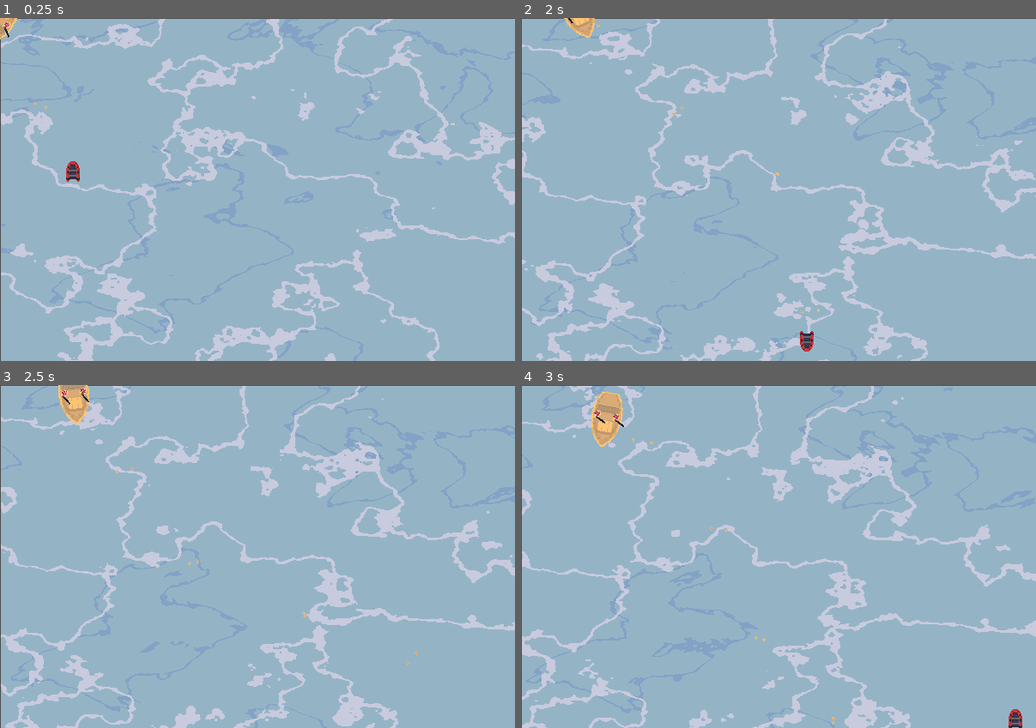
Above: before the commit, frames 1-4 (two rows, left to right).
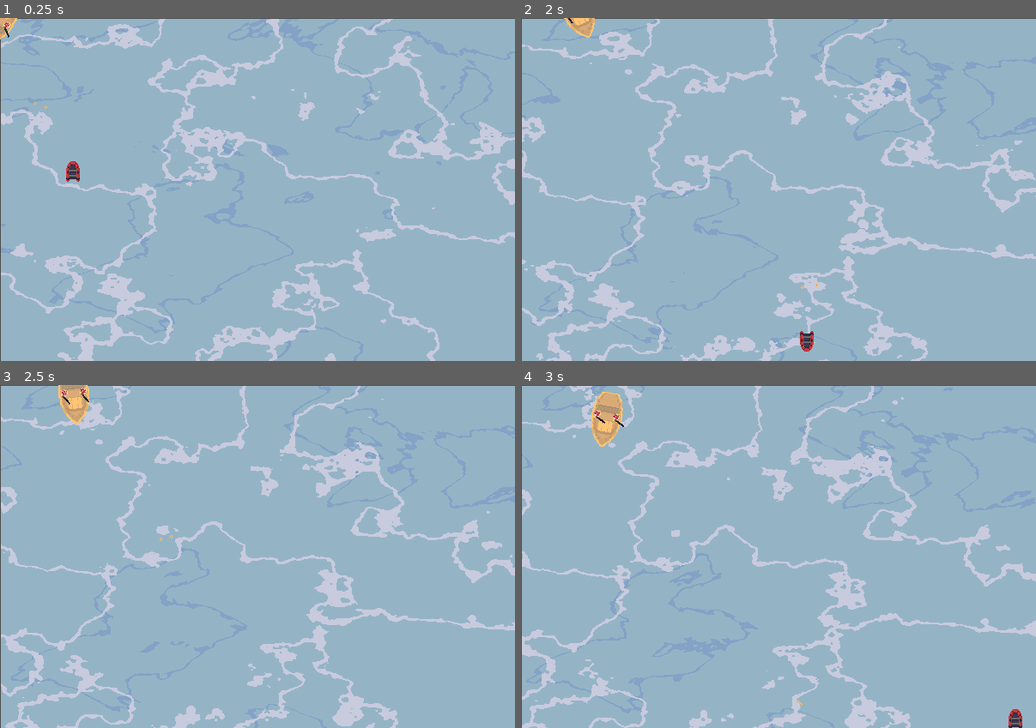
Above: after the commit, the same moments.

Repository: andr462c/Pirates
Game: Godot game, scene res://frank_test_scene.tscn
The game is run twice, just before and just after one commit, with the same random seed, the same clock (stepped at 60 frames per second) and the same inputs. The project has no main scene, so this scene is started directly.
Inputs:
- Up to frame 1 (0.25 s): no input
- Up to frame 2 (2 s): hold Right (ui_right) 0.53-1.28 s; tap Space (key_jump) at 0.77, 1.52 s; hold Down (ui_down) from 1.28 s (still down)
- Up to frame 3 (2.5 s): release Down (ui_down) at 2.03 s; hold Right (ui_right) from 2.03 s (still down)
- Up to frame 4 (3 s): release Right (ui_right) at 2.78 s; hold Up (ui_up) from 2.78 s (still down)

Frame 1 is identical in both runs. In frame 2, less than 0.1% of the frame differs, in the area x 11-58%, y 1-86%; in frame 3, less than 0.1%; in frame 4, less than 0.1%, in the area x 21-61%, y 15-99%.

Commit message:
Refactor bullets, weapons and bullet patterns

Diff:
--- a/frank_test_scene.tscn
+++ b/frank_test_scene.tscn
@@ -7,13 +7,13 @@
 [node name="FrankTestScene" type="Node2D"]
 position = Vector2(1, 1)
 
+[node name="Enemy" parent="." instance=ExtResource("2_03v2g")]
+
 [node name="Players" type="Node2D" parent="."]
 
 [node name="Playerboat" parent="Players" instance=ExtResource("1_bi0e7")]
 position = Vector2(84, 178)
 
-[node name="FishingBoat" parent="." instance=ExtResource("2_03v2g")]
-
 [node name="Background" parent="." instance=ExtResource("3_x6und")]
 z_index = -10
 z_as_relative = false
--- /dev/null
+++ b/objects/bullets/bullet_patterns/bullet_pattern1_stopNgo.gd
@@ -0,0 +1,11 @@
+extends BulletPattern
+
+var time = 0
+
+# Called every frame. 'delta' is the elapsed time since the previous frame.
+func add_pattern_force(rigidbody: RigidBody2D, delta: float):
+	#self.rotated(5*sin(10.0))
+	time += delta
+	var displacement = cos(time * 5) * 3
+	var direction = rigidbody.linear_velocity.normalized()
+	rigidbody.linear_velocity += direction * displacement
--- /dev/null
+++ b/objects/bullets/bullet_patterns/bullet_pattern1_stopNgo.tscn
@@ -0,0 +1,34 @@
+[gd_scene load_steps=5 format=3 uid="uid://4neu08f3rg8r"]
+
+[ext_resource type="Script" path="res://objects/bullets/bullet_patterns/bullet_pattern1_stopNgo.gd" id="1_8l51l"]
+[ext_resource type="Texture2D" uid="uid://u7yjn7qofnti" path="res://assets/boat/bullet.png" id="2_uaxxg"]
+
+[sub_resource type="PhysicsMaterial" id="PhysicsMaterial_f3xov"]
+
+[sub_resource type="CircleShape2D" id="CircleShape2D_mxr8f"]
+radius = 1.0
+
+[node name="MaerskBullet" type="RigidBody2D"]
+collision_layer = 2
+mass = 0.1
+physics_material_override = SubResource("PhysicsMaterial_f3xov")
+gravity_scale = 0.0
+continuous_cd = 1
+contact_monitor = true
+max_contacts_reported = 2
+script = ExtResource("1_8l51l")
+
+[node name="Sprite2D" type="Sprite2D" parent="."]
+z_index = 5
+scale = Vector2(2, 2)
+texture = ExtResource("2_uaxxg")
+
+[node name="CollisionShape2D" type="CollisionShape2D" parent="."]
+shape = SubResource("CircleShape2D_mxr8f")
+
+[node name="killtimer" type="Timer" parent="."]
+wait_time = 3.0
+autostart = true
+
+[connection signal="body_entered" from="." to="." method="_on_body_entered"]
+[connection signal="timeout" from="killtimer" to="." method="_on_killtimer_timeout"]
--- /dev/null
+++ b/objects/bullets/bullet_patterns/bullet_pattern2_stopNgoSine.gd
@@ -0,0 +1,13 @@
+extends BulletPattern
+
+var time = 0
+@export var waveFrequency = 5.0
+@export var waveAmplitude = 3.0
+
+# Called every frame. 'delta' is the elapsed time since the previous frame.
+func add_pattern_force(rigidbody: RigidBody2D, delta: float):
+	time += delta
+	var displacement = sin(time * waveFrequency) * waveAmplitude
+	var direction = rigidbody.linear_velocity.normalized()
+	var orthogonal_direction = Vector2(0, 1).cross(direction)
+	rigidbody.linear_velocity += direction * displacement
--- /dev/null
+++ b/objects/bullets/bullet_patterns/bullet_pattern2_stopNgoSine.tscn
@@ -0,0 +1,34 @@
+[gd_scene load_steps=5 format=3 uid="uid://dm3o6cjmvacqf"]
+
+[ext_resource type="Script" path="res://objects/bullets/bullet_patterns/bullet_pattern2_stopNgoSine.gd" id="1_p6y00"]
+[ext_resource type="Texture2D" uid="uid://u7yjn7qofnti" path="res://assets/boat/bullet.png" id="2_pegrl"]
+
+[sub_resource type="PhysicsMaterial" id="PhysicsMaterial_f3xov"]
+
+[sub_resource type="CircleShape2D" id="CircleShape2D_mxr8f"]
+radius = 1.0
+
+[node name="MaerskBullet" type="RigidBody2D"]
+collision_layer = 2
+mass = 0.1
+physics_material_override = SubResource("PhysicsMaterial_f3xov")
+gravity_scale = 0.0
+continuous_cd = 1
+contact_monitor = true
+max_contacts_reported = 2
+script = ExtResource("1_p6y00")
+
+[node name="Sprite2D" type="Sprite2D" parent="."]
+z_index = 5
+scale = Vector2(2, 2)
+texture = ExtResource("2_pegrl")
+
+[node name="CollisionShape2D" type="CollisionShape2D" parent="."]
+shape = SubResource("CircleShape2D_mxr8f")
+
+[node name="killtimer" type="Timer" parent="."]
+wait_time = 3.0
+autostart = true
+
+[connection signal="body_entered" from="." to="." method="_on_body_entered"]
+[connection signal="timeout" from="killtimer" to="." method="_on_killtimer_timeout"]
--- /dev/null
+++ b/objects/bullets/bullet_patterns/bullet_pattern3_Sine.gd
@@ -0,0 +1,13 @@
+extends BulletPattern
+
+var time = 0
+@export var waveFrequency = 5.0
+@export var waveAmplitude = 3.0
+
+func add_pattern_force(rigidbody: RigidBody2D, delta: float):
+	time += delta
+	var displacement = cos(time * waveFrequency) * waveAmplitude
+	 # Create a perpendicular vector to the direction
+	var perpendicular = rigidbody.direction.rotated(PI / 2).normalized()
+	# Apply the velocity
+	rigidbody.linear_velocity +=  perpendicular * displacement
--- /dev/null
+++ b/objects/bullets/bullet_patterns/bullet_pattern3_Sine.tscn
@@ -0,0 +1,17 @@
+[gd_scene load_steps=3 format=3 uid="uid://c4a2mt7n17ypa"]
+
+[ext_resource type="Script" path="res://objects/bullets/bullet_patterns/bullet_pattern3_Sine.gd" id="1_ep1sf"]
+
+[sub_resource type="PhysicsMaterial" id="PhysicsMaterial_f3xov"]
+
+[node name="SinePattern" type="RigidBody2D"]
+collision_layer = 2
+mass = 0.1
+physics_material_override = SubResource("PhysicsMaterial_f3xov")
+gravity_scale = 0.0
+continuous_cd = 1
+contact_monitor = true
+max_contacts_reported = 2
+script = ExtResource("1_ep1sf")
+
+[connection signal="body_entered" from="." to="." method="_on_body_entered"]
--- /dev/null
+++ b/objects/bullets/bullet_patterns/pattern.gd
@@ -0,0 +1,7 @@
+class_name BulletPattern
+
+# Inheritance:
+extends Node2D
+
+func add_pattern_force(rigidbody: RigidBody2D, delta: float) -> void:
+	pass
--- /dev/null
+++ b/objects/bullets/bullet_patterns/pattern.tscn
@@ -0,0 +1,6 @@
+[gd_scene load_steps=2 format=3 uid="uid://cutl6omal8jo2"]
+
+[ext_resource type="Script" path="res://objects/bullets/bullet_patterns/pattern.gd" id="1_nyx7g"]
+
+[node name="Pattern" type="Node2D"]
+script = ExtResource("1_nyx7g")
--- a/objects/bullets/missile.gd
+++ b/objects/bullets/missile.gd
@@ -4,23 +4,25 @@
 var deathtimer
 var direction: Vector2
 var sprite: Sprite2D
+var kill_timer: float
+var bullet_pattern: BulletPattern
 
 var explosion_scene = preload("res://objects/bullets/explosion.tscn")
 
-func init(_position: Vector2, _speed: float, _direction: Vector2, dont_collide_with: Array):
+func init(_position: Vector2, _speed: float, _direction: Vector2, dont_collide_with: Array, _damage: float, _kill_timer: float, _bullet_pattern: BulletPattern):
 	position = _position
 	speed =	 _speed
 	direction = _direction
 	sprite = $Sprite2D
-	for node in dont_collide_with:
-		if node is PhysicsBody2D:
-			add_collision_exception_with(node)
+	Utils.add_collisions_ignore(self, dont_collide_with)
+	kill_timer = _kill_timer
+	bullet_pattern = _bullet_pattern
 
 # Called when the node enters the scene tree for the first time.
 func _ready():
 	apply_central_impulse(direction*speed*mass)
 	sprite.rotation = direction.angle()
-
+	$killtimer.wait_time = kill_timer
 
 func _on_body_entered(body):
 	# body.apply_impulse(direction*400, global_position)
@@ -29,11 +31,10 @@
 	get_tree().root.call_deferred("add_child", explosion)
 	queue_free()
 
-
-
 # Called every frame. 'delta' is the elapsed time since the previous frame.
 func _physics_process(delta):
-	pass
+	if bullet_pattern != null:
+		bullet_pattern.add_pattern_force(self, delta)
 
 func _on_killtimer_timeout():
 	queue_free()
--- a/objects/bullets/normal_bullet.gd
+++ b/objects/bullets/normal_bullet.gd
@@ -5,22 +5,24 @@
 var direction: Vector2
 var sprite: Sprite2D
 var damage
+var kill_timer: float
+var bullet_pattern: BulletPattern
 
-
-func init(_position: Vector2, _speed: float, _direction: Vector2, dont_collide_with: Array, _damage: float):
+func init(_position: Vector2, _speed: float, _direction: Vector2, dont_collide_with: Array, _damage: float, _kill_timer: float, _bullet_pattern: BulletPattern):
 	position = _position
 	speed =	 _speed
 	direction = _direction
 	sprite = $Sprite2D
 	damage = _damage
-	for node in dont_collide_with:
-		if node is PhysicsBody2D:
-			add_collision_exception_with(node)
+	kill_timer = _kill_timer
+	Utils.add_collisions_ignore(self, dont_collide_with)
+	bullet_pattern = _bullet_pattern
 
 # Called when the node enters the scene tree for the first time.
 func _ready():
 	apply_central_impulse(direction*speed*mass)
 	sprite.rotation = direction.angle()
+	$killtimer.wait_time = kill_timer
 
 
 func _on_body_entered(body):
@@ -28,11 +30,10 @@
 		body.take_damage(damage)
 	queue_free()
 
-
-
 # Called every frame. 'delta' is the elapsed time since the previous frame.
 func _physics_process(delta):
-	pass
+	if bullet_pattern != null:
+		bullet_pattern.add_pattern_force(self, delta)
 
 func _on_killtimer_timeout():
 	queue_free()
--- a/objects/playerboat.gd
+++ b/objects/playerboat.gd
@@ -23,9 +23,7 @@
 	sprite = $Sprite2D
 	jumptimer = $Jumptimer
 	gravity_scale = 0
-	weapons.append($Ak47)
-	#weapons.append($Shotgun)
-	#	weapons.append($Rpg)
+	weapons = Utils.GetWeapons(self)
 
 func _integrate_forces(state):
 	pass
--- a/objects/playerboat.tscn
+++ b/objects/playerboat.tscn
@@ -21,7 +21,9 @@
 [node name="Sprite2D" type="Sprite2D" parent="."]
 texture = ExtResource("2_0x2yp")
 
-[node name="Ak47" parent="." instance=ExtResource("3_aoqy5")]
-
 [node name="Jumptimer" type="Timer" parent="."]
 one_shot = true
+
+[node name="Weapons" type="Node2D" parent="."]
+
+[node name="Ak47" parent="Weapons" instance=ExtResource("3_aoqy5")]
--- /dev/null
+++ b/objects/scripts/utils.gd
@@ -0,0 +1,25 @@
+extends Object
+
+class_name Utils
+
+static func GetWeapons(node: Node2D) -> Array[Node]:
+	var weapons = node.get_node("Weapons")
+	if weapons == null:
+		return []
+	return weapons.get_children()
+
+static func add_collisions_ignore(node: PhysicsBody2D, nodes: Array):
+	for n in nodes:
+		if n is PhysicsBody2D:
+			node.add_collision_exception_with(n)
+
+static func get_parents(node: Node) -> Array:
+	var res = []
+	var cur = node
+	while true:
+		var p = cur.get_parent()
+		if p == null:
+			break
+		res.append(p)
+		cur = p
+	return res
--- a/objects/weapons/ak_47.gd
+++ b/objects/weapons/ak_47.gd
@@ -1,10 +1,13 @@
 extends Node2D
-var bullet_scene = preload("res://objects/bullets/normal_bullet.tscn")
+@export var bullet_scene = preload("res://objects/bullets/normal_bullet.tscn")
 var shoot_direction: Vector2 = Vector2(1,0)
 @export var speed = 5000
 var reload_timer: Timer
 var can_shoot = true
 @export var damage = 10
+@export var shooting_timeout = 1
+@export var kill_time = 0.5
+@export var pattern = preload("res://objects/bullets/bullet_patterns/pattern.tscn")
 
 # Called when the node enters the scene tree for the first time.
 func _ready():
@@ -21,24 +24,15 @@
 	shoot_direction = playerboat.shoot_direction
 	speed = speed*playerboat.bullet_speed_multiplier
 
-func get_parents() -> Array:
-	var res = [get_parent()]
-	while true:
-		var p = res[-1].get_parent()
-		print(res[-1], " ", p)
-		if p == null:
-			break
-		res.append(p)
-	return res
 
 func shoot():
 	if not can_shoot:
 		return
 	can_shoot=false
 	var bullet = bullet_scene.instantiate()
-	bullet.init(global_position, speed, shoot_direction, get_parents(), damage)
+	bullet.init(global_position, speed, shoot_direction, Utils.get_parents(self), damage, kill_time, pattern.instantiate())
 	get_tree().root.add_child(bullet)
-	reload_timer.start()
+	reload_timer.start(shooting_timeout)
 
 func _on_reload_timeout():
 	can_shoot = true
--- a/objects/weapons/rpg.gd
+++ b/objects/weapons/rpg.gd
@@ -5,6 +5,9 @@
 var reload_timer: Timer
 var can_shoot = true
 @export var damage = 20
+@export var kill_time = 0.5
+@export var shooting_timeout = 1
+@export var pattern = preload("res://objects/bullets/bullet_patterns/pattern.tscn")
 
 # Called when the node enters the scene tree for the first time.
 func _ready():
@@ -27,7 +30,7 @@
 		return
 	can_shoot=false
 	var bullet = bullet_scene.instantiate()
-	bullet.init(global_position, speed, shoot_direction, [get_parent()], damage)
+	bullet.init(global_position, speed, shoot_direction, Utils.get_parents(self), damage, kill_time, pattern)
 	get_tree().root.add_child(bullet)
 	reload_timer.start()
 
--- a/objects/weapons/shotgun.gd
+++ b/objects/weapons/shotgun.gd
@@ -1,15 +1,19 @@
 extends Node2D
-var bullet_scene = preload("res://objects/bullets/normal_bullet.tscn")
+
+const Pattern = preload("res://objects/bullets/bullet_patterns/pattern.gd")
+
+@export var bullet_scene = preload("res://objects/bullets/normal_bullet.tscn")
 var shoot_direction: Vector2 = Vector2(1,0)
 @export var speed = 5000
-@export
-var number_of_bullets = 5
+@export var number_of_bullets = 5
 @export_range(0.1, PI)
 var fan_spread = PI / 2
 var reload_timer: Timer
 var can_shoot = true
-var kill_time = 0.5
+@export var kill_time = 0.5
 @export var damage = 20
+@export var shooting_timeout = 1
+@export var pattern = preload("res://objects/bullets/bullet_patterns/pattern.tscn")
 
 # Called when the node enters the scene tree for the first time.
 func _ready():
@@ -37,13 +41,11 @@
 	for i in number_of_bullets:
 		var real_direction = shoot_direction.rotated(offset)
 		var bullet = bullet_scene.instantiate()
-		bullet.init(global_position, speed, real_direction, [get_parent()], damage)
-		var kill_timer = bullet.get_node("killtimer") as Timer
-		kill_timer.wait_time = kill_time
+		bullet.init(global_position, speed, real_direction, Utils.get_parents(self), damage, kill_time, pattern.instantiate())
 		get_tree().root.add_child(bullet)
 		offset += delta
 
-	reload_timer.start()
+	reload_timer.start(shooting_timeout)
 
 func _on_reload_timeout():
 	can_shoot = true
